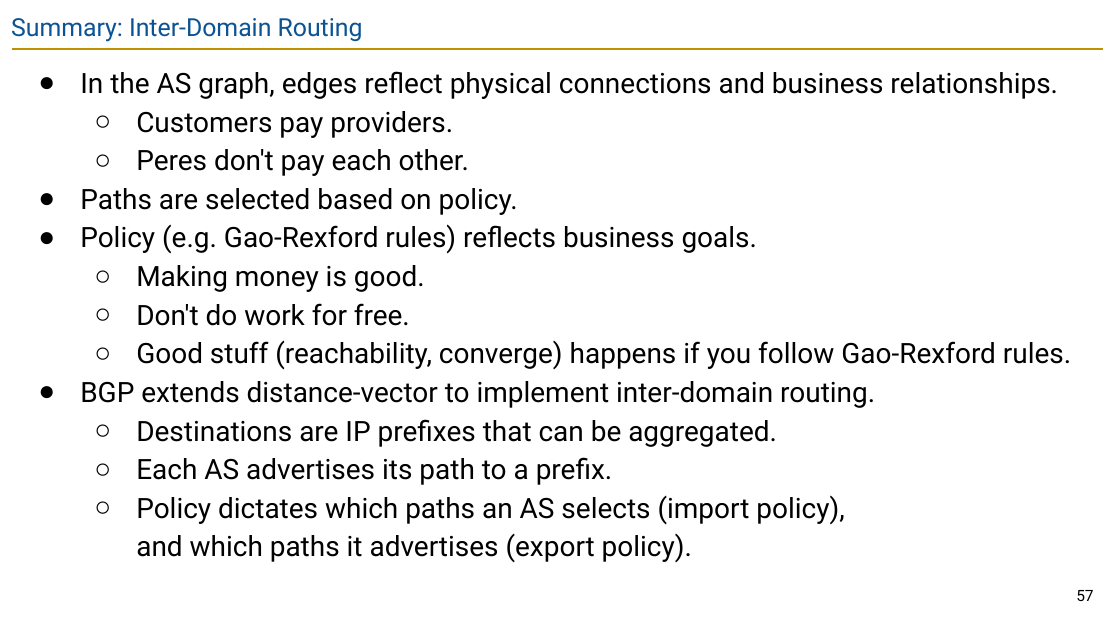
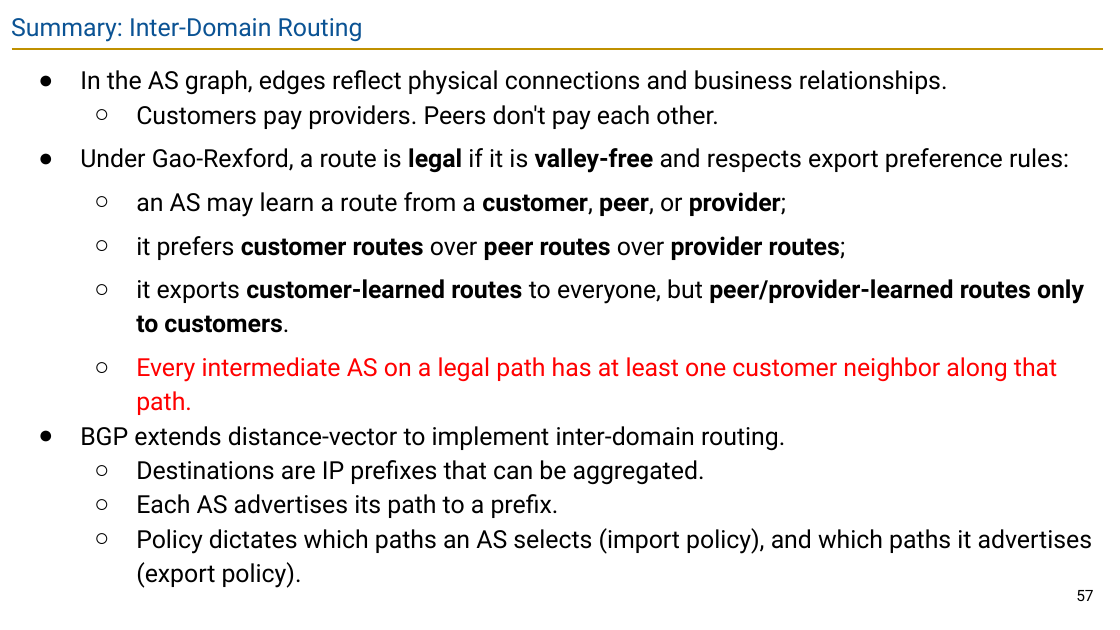
Before and after one commit to guhofstra/CSC175Sp26, a slide deck: slide 57 of PPTs/Lecture 8 - Inter-Domain Routing.pptx. Drawn at 1120x630 pixels with LibreOffice and Linux fonts; fonts in the diff are those of the drawing. Boxes give left, top, right and bottom in pixels: in the first picture for what was removed or moved away, otherwise in the second. Text is boxed around its words. In the diff, an @@ line names an element or a change of style, - is before the commit and + after.

```diff
--- a/PPTs/Lecture 8 - Inter-Domain Routing.pptx
+++ b/PPTs/Lecture 8 - Inter-Domain Routing.pptx
@@ text at [80, 70, 1092, 588]: size 18 to 16 pt in "In the AS graph, edges reflect physical ...", "BGP extends distance-vector to implement inter-domain routin ...", "Destinations are IP prefixes that can be ...", "Each AS advertises its path to a ..." and 1 more places @@
@@ text at [80, 105, 1084, 415]: text changed; size 18 to 16 pt @@
-  ○ Customers pay providers.
-  ○ Peres don't pay each other.
-● Paths are selected based on policy.
-● Policy (e.g. Gao-Rexford rules) reflects business goals.
-  ○ Making money is good.
-  ○ Don't do work for free.
-  ○ Good stuff (reachability, converge) happens if you follow Gao-Rexford rules.
+  ○ Customers pay providers. Peers don't pay each other.
+● Under Gao-Rexford, a route is legal if it is valley-free and respects export preference rules:
+  ○ an AS may learn a route from a customer, peer, or provider;
+  ○ it prefers customer routes over peer routes over provider routes;
+  ○ it exports customer-learned routes to everyone, but peer/provider-learned routes only to customers.
+  ○ Every intermediate AS on a legal path has at least one customer neighbor along that path.
```
Also in this commit, not shown: 2 other slides changed, 3 other files.
